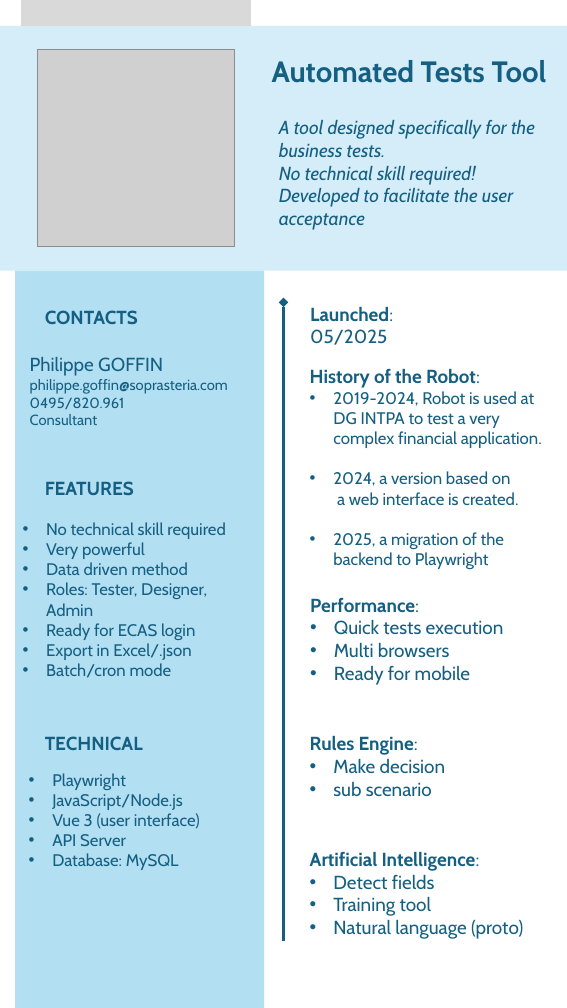
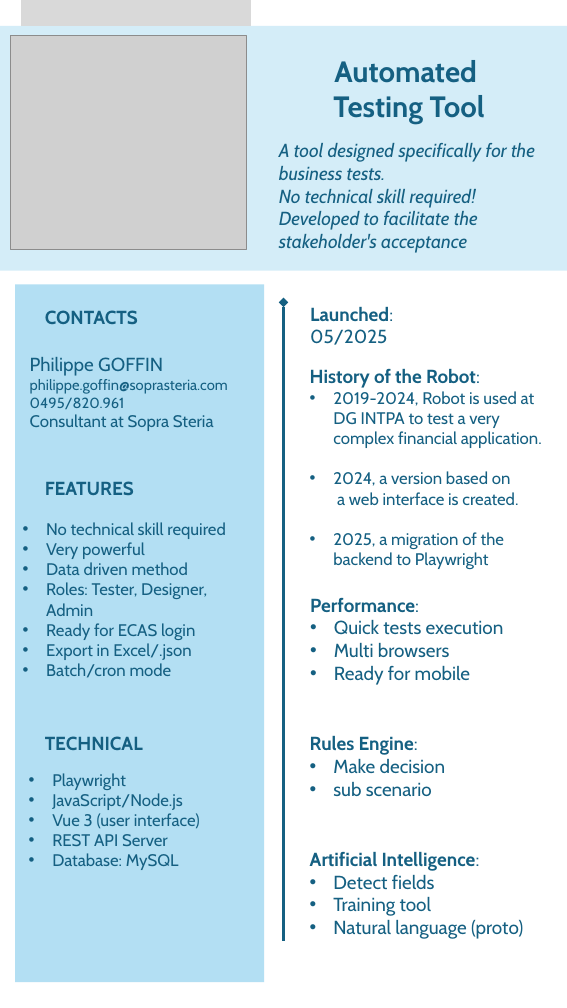
Before and after one commit to PhGoffin/RobotV3, a slide deck: slide 1 of frontend/public/documentation/Flyer.pptx. Drawn at 567x1008 pixels with LibreOffice and Linux fonts; fonts in the diff are those of the drawing; grey boxes stand for pictures. Boxes give left, top, right and bottom in pixels: in the first picture for what was removed or moved away, otherwise in the second. Text is boxed around its words. In the diff, an @@ line names an element or a change of style, - is before the commit and + after.

```diff
--- a/frontend/public/documentation/Flyer.pptx
+++ b/frontend/public/documentation/Flyer.pptx
@@ picture: place and size @@
-picture at <box>37,49,234,247</box>
+picture at <box>10,36,246,249</box>
@@ text at <box>333,60,485,124</box>: text changed @@
-Automated Tests Tool
+Automated
+Testing Tool
@@ text "A tool designed specifically for ...": place and size @@
-text "A tool designed specifically for ..." at <box>279,120,535,230</box>
+text "A tool designed specifically for ..." at <box>279,143,535,253</box>
@@ text at <box>279,211,478,253</box>: text changed @@
-Developed to facilitate the user acceptance
+Developed to facilitate the stakeholder's acceptance
@@ rectangle: place and size @@
-rectangle at <box>15,271,264,1008</box>
+rectangle at <box>15,284,264,982</box>
@@ text at <box>30,397,214,431</box>: text changed; size 14 to 16 pt @@
-0495/820.961
-Consultant
+0495/820.961
+Consultant at Sopra Steria
@@ text at <box>52,834,168,846</box>: text changed @@
-• API Server
+• REST API Server
```
Also in this commit, not shown: 4 other slides changed, 1 slide added, 8 other files.
